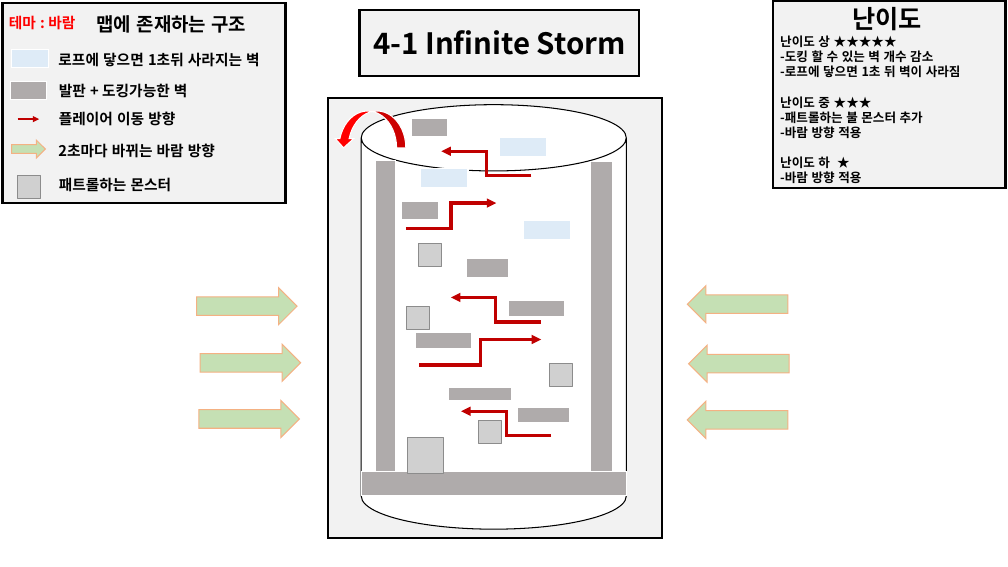
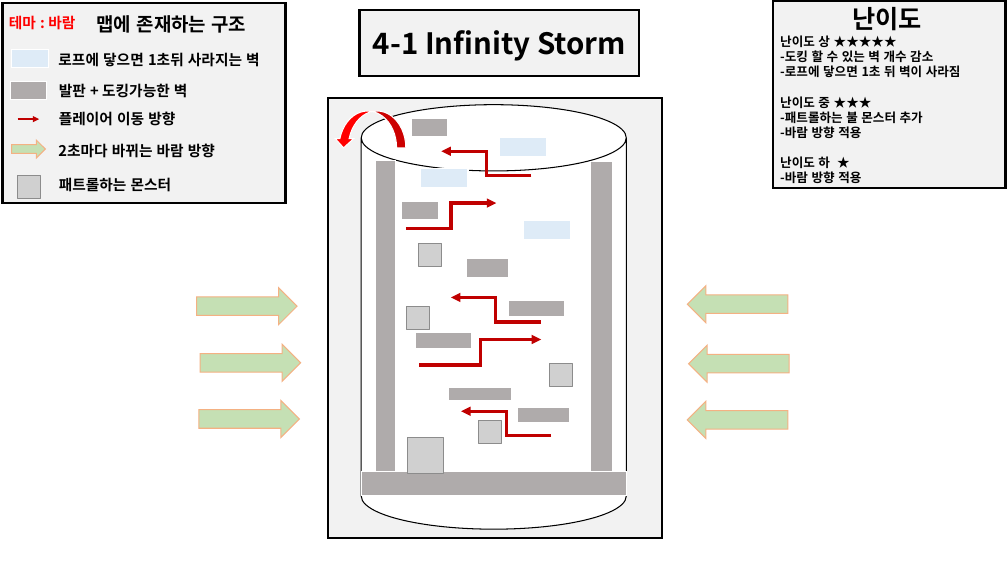
Before and after one commit to YDGYDGYDG/TeamHolyShit, a slide deck: slide 1 of 개인작업폴더/유건희/Infinite Strom.pptx. Drawn at 1008x567 pixels with LibreOffice and Linux fonts; fonts in the diff are those of the drawing; grey boxes stand for pictures. Boxes give left, top, right and bottom in pixels: in the first picture for what was removed or moved away, otherwise in the second. Text is boxed around its words. In the diff, an @@ line names an element or a change of style, - is before the commit and + after.

```diff
--- a/개인작업폴더/유건희/Infinite Strom.pptx
+++ b/개인작업폴더/유건희/Infinite Strom.pptx
@@ text in rectangle at (x1=373, y1=30, x2=626, y2=61): text changed @@
-4-1 Infinite Storm
+4-1 Infinity Storm
```
Also in this commit, not shown: 2 other slides changed, 1 slide added, 1 other file.
